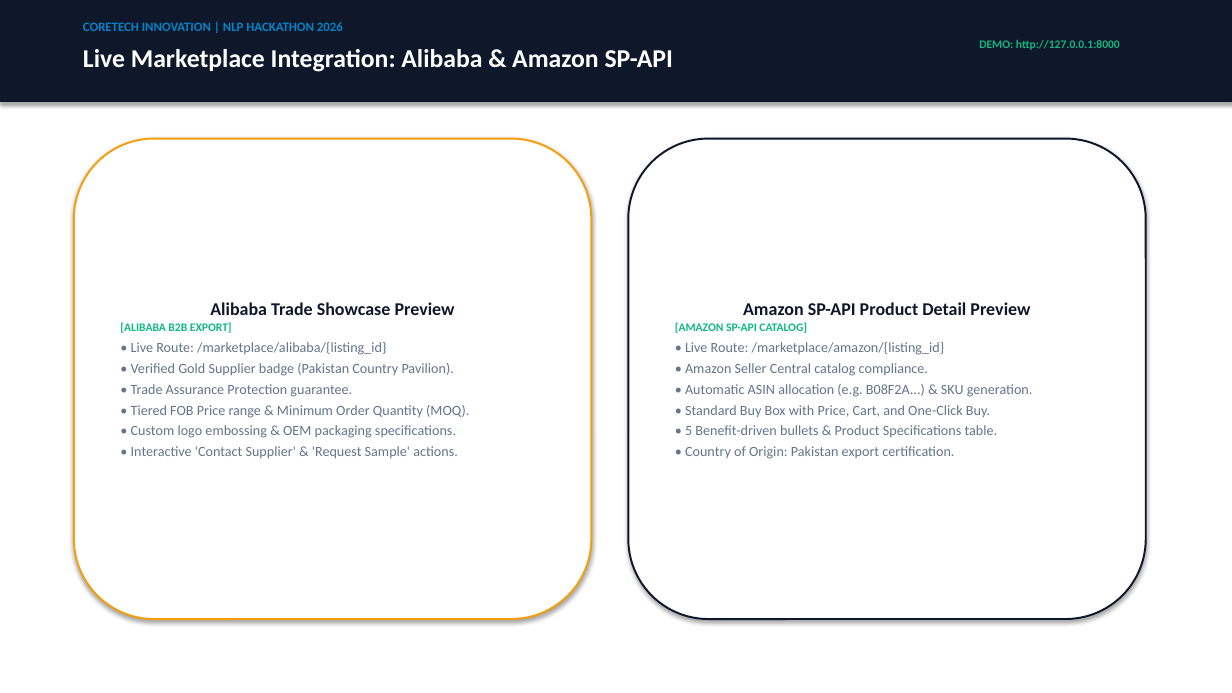
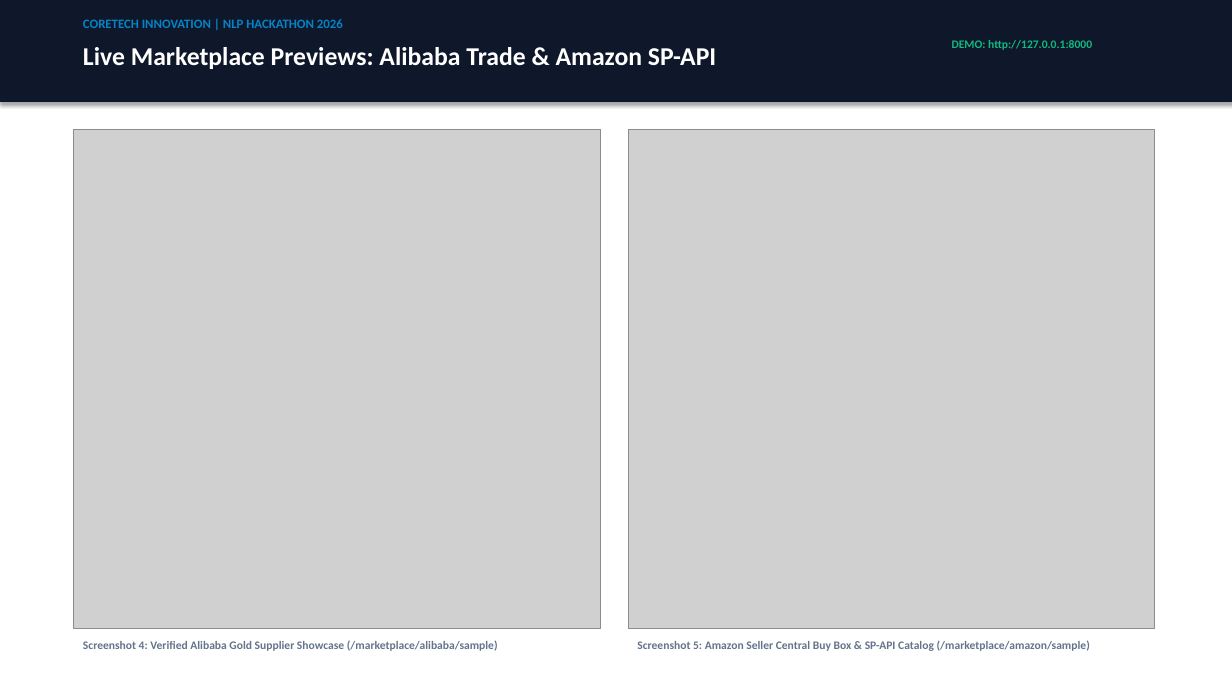
Before and after one commit to shahzaibswe/ai-export-manager, a slide deck: slide 10 of AI_Export_Manager_Hackathon_Presentation.pptx (slide 8 before the commit). Drawn at 1232x693 pixels with LibreOffice and Linux fonts; fonts in the diff are those of the drawing; grey boxes stand for pictures. Boxes give left, top, right and bottom in pixels: in the first picture for what was removed or moved away, otherwise in the second. Text is boxed around its words. In the diff, an @@ line names an element or a change of style, - is before the commit and + after.

Commit message:
feat: embed real screenshots and architecture diagrams into PowerPoint deck

```diff
--- a/AI_Export_Manager_Hackathon_Presentation.pptx
+++ b/AI_Export_Manager_Hackathon_Presentation.pptx
@@ text at [83, 47, 716, 69]: text changed @@
-Live Marketplace Integration: Alibaba & Amazon SP-API
+Live Marketplace Previews: Alibaba Trade & Amazon SP-API
@@ text "DEMO: http://127.0.0.1:8000": place and size @@
-text "DEMO: http://127.0.0.1:8000" at [979, 40, 1120, 50]
+text "DEMO: http://127.0.0.1:8000" at [952, 40, 1092, 50]
@@ rounded rectangle removed at [74, 139, 592, 619] @@
-Alibaba Trade Showcase Preview
-[ALIBABA B2B EXPORT]
-• Live Route: /marketplace/alibaba/{listing_id}
-• Verified Gold Supplier badge (Pakistan Country Pavilion).
-• Trade Assurance Protection guarantee.
-• Tiered FOB Price range & Minimum Order Quantity (MOQ).
-• Custom logo embossing & OEM packaging specifications.
-• Interactive 'Contact Supplier' & 'Request Sample' actions.
@@ picture added at [74, 129, 601, 628] @@
@@ rounded rectangle removed at [628, 139, 1146, 619] @@
-Amazon SP-API Product Detail Preview
-[AMAZON SP-API CATALOG]
-• Live Route: /marketplace/amazon/{listing_id}
-• Amazon Seller Central catalog compliance.
-• Automatic ASIN allocation (e.g. B08F2A...) & SKU generation.
-• Standard Buy Box with Price, Cart, and One-Click Buy.
-• 5 Benefit-driven bullets & Product Specifications table.
-• Country of Origin: Pakistan export certification.
@@ picture added at [628, 129, 1155, 628] @@
@@ text added at [83, 640, 498, 651], 9 pt, text #64748B, bold @@
+Screenshot 4: Verified Alibaba Gold Supplier Showcase (/marketplace/alibaba/sample)
@@ text added at [637, 640, 1090, 651], 9 pt, text #64748B, bold @@
+Screenshot 5: Amazon Seller Central Buy Box & SP-API Catalog (/marketplace/amazon/sample)
```
Also in this commit, not shown: 9 other slides changed, 5 slides added, 5 slides removed, 10 other files.
